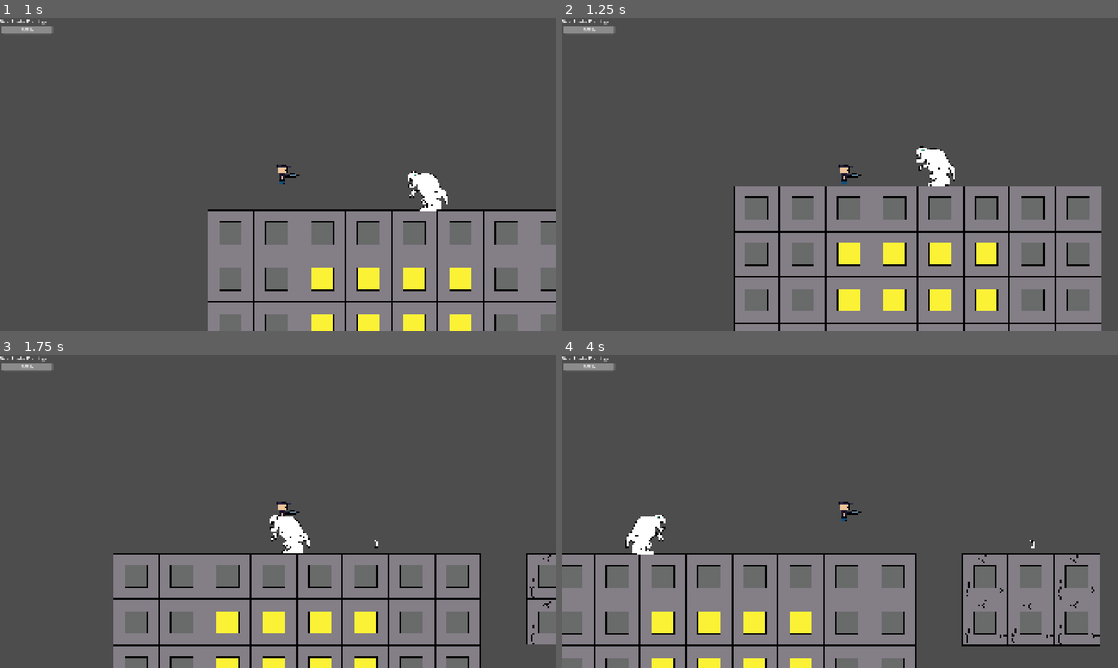
Above: before the commit, frames 1-4 (two rows, left to right).
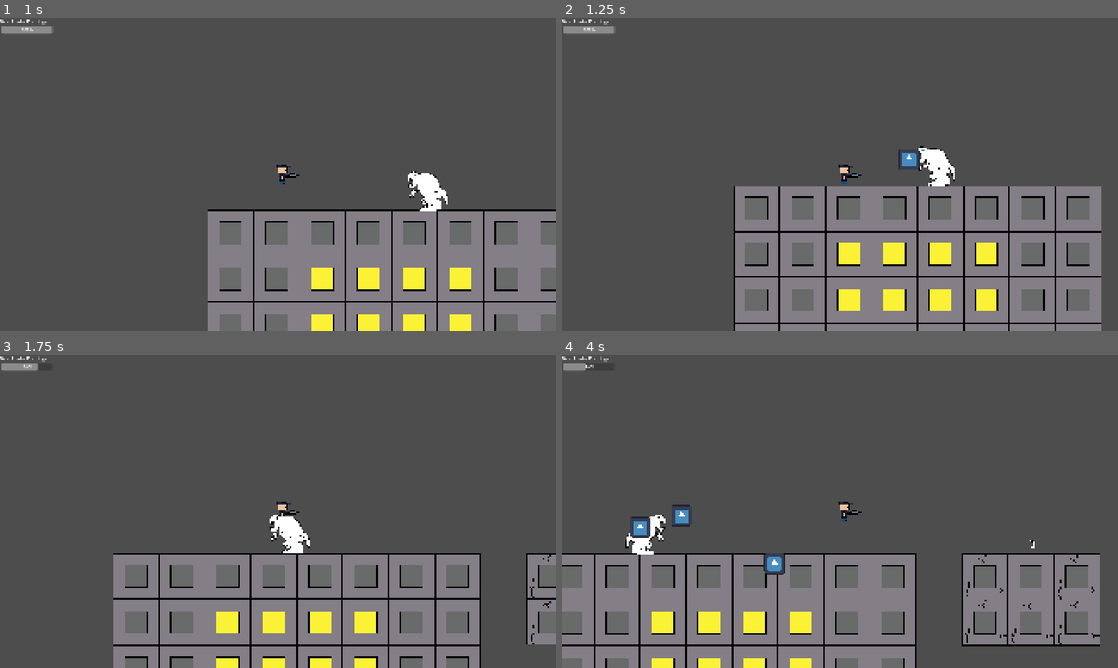
Above: after the commit, the same moments.

Repository: juliolegrandsage/bass_rush
Game: Godot game, scene res://scenes/level_1.tscn
Two runs of this game, one before a commit and one after it. Both use one fixed random seed, a clock stepped at 60 frames per second and the inputs below. This scene is started directly instead of the project's main scene. The engine's default icon, where the game draws it, is replaced by a stand-in: a white triangle on a blue panel in a dark square.
Inputs (mouse positions are in pixels of both pictures, inside the frame that each line leads up to):
- Up to frame 1 (1 s): tap Enter (ui_accept) at 0.5, 0.77 s; move the mouse to (400, 158) at 0.52 s; hold Right (ui_right) from 0.53 s (still down); right-click (400, 158) at 0.6 s
- Up to frame 2 (1.25 s): keep holding Right (ui_right)
- Up to frame 3 (1.75 s): keep holding Right (ui_right); move the mouse to (166, 527) at 1.27 s; tap X (shoot) at 1.35 s; tap Enter (ui_accept) at 1.52 s
- Up to frame 4 (4 s): move the mouse to (895, 442) at 2.02 s; release Right (ui_right) at 2.03 s; hold Left (ui_left) 2.03-2.78 s; right-click (895, 442) at 2.1 s; move the mouse to (812, 574) at 2.77 s; hold Right (ui_right) from 2.78 s (still down); tap X (shoot) at 2.85 s; tap Enter (ui_accept) at 3.02, 3.77 s; move the mouse to (1006, 558) at 3.52 s; right-click (1006, 558) at 3.6 s

Frame 1 is identical in both runs. In frame 2, 0.2% of the frame differs, in the area x 60-65%, y 42-49%; in frame 3, less than 0.1%; in frame 4, 0.7%, in the area x 3-41%, y 2-71%.
Error before the commit: Invalid call. Nonexistent function 'take_damage' in base 'CharacterBody2D (oduro.gd)'. (res://scripts/projectile.gd:23)

Commit message:
Added stuff

Diff:
--- a/scenes/oduro.gd
+++ b/scenes/oduro.gd
@@ -11,24 +11,69 @@
 var direction = -1
 var health = 5
 
+var projectile_ref = load("res://scenes/oduro_projectile.tscn")
+
 var animator = null
-
+var distance_to_player: float
 func _ready() -> void:
 	animator = $AnimatedSprite2D
 	animator.play("idle")
 
+func _process(delta: float) -> void:
+	if health <= 0:
+		die()
+
 func _physics_process(delta: float) -> void:
 	if not is_on_floor():
 		velocity.y += gravity * delta
-
 	velocity.x = SPEED * direction
 
 	# petit offset de sécurité
 	if is_on_floor() and !$RayCast2D.is_colliding():
 		flip()
-	print(direction, " | ", $RayCast2D.target_position, " is colliding : ", str($RayCast2D.is_colliding()))
 	move_and_slide()
+	distance_to_player = player.global_position.distance_to(self.global_position)
+	if(distance_to_player <= 300):
+		if $attack_timer.is_stopped():
+			$attack_timer.start()
+	elif(distance_to_player > 100 and !$attack_timer.is_stopped()):
+		if not $attack_timer.is_stopped():
+			$attack_timer.stop()
+
 func flip():
 	direction *= -1
 	$AnimatedSprite2D.flip_h = direction > 0
 	$RayCast2D.target_position.x = abs($RayCast2D.target_position.x) * direction
+
+func take_damage(damage:int):
+	health -= damage
+
+
+func die():
+	queue_free()
+
+func attack():
+	var projectile_instance = projectile_ref.instantiate()
+
+	var spawn = $projectile_spawn_point.global_position
+	var dir = (player.global_position - spawn).normalized()
+
+	projectile_instance.spawn_pos = spawn
+	projectile_instance.spawn_rot = rotation
+	projectile_instance.direction = dir
+
+	add_sibling(projectile_instance)
+
+func _on_attack_timer_timeout() -> void:
+	attack()
+
+func update_facing():
+	if not player :
+		return
+
+	var to_player = player.global_position.x - global_position.x
+	if to_player != 0:
+		direction = sign(to_player)
+
+	$AnimatedSprite2D.flip_h = direction > 0
+	$RayCast2D.target_position.x = abs($RayCast2D.target_position.x) * direction
--- a/scenes/oduro.tscn
+++ b/scenes/oduro.tscn
@@ -78,9 +78,17 @@
 position = Vector2(0, 17)
 shape = SubResource("CircleShape2D_l0ltd")
 
-[node name="Node2D" type="Node2D" parent="." unique_id=1210361494]
+[node name="projectile_spawn_point" type="Node2D" parent="." unique_id=1210361494]
 position = Vector2(-53, -20)
 
 [node name="RayCast2D" type="RayCast2D" parent="." unique_id=1672219454]
 position = Vector2(-90, -3)
 target_position = Vector2(-87, 68)
+
+[node name="attack_timer" type="Timer" parent="." unique_id=1819661244]
+wait_time = 0.449
+
+[node name="player_detector" type="RayCast2D" parent="." unique_id=159717559]
+target_position = Vector2(-900, 0)
+
+[connection signal="timeout" from="attack_timer" to="." method="_on_attack_timer_timeout"]
--- /dev/null
+++ b/scenes/oduro_projectile.gd
@@ -0,0 +1,22 @@
+extends CharacterBody2D
+
+@export var speed = 200.0
+
+var direction: Vector2 = Vector2.ZERO
+
+@export var spawn_pos: Vector2
+@export var spawn_rot: float
+
+func _ready() -> void:
+	global_position = spawn_pos
+	global_rotation = spawn_rot
+
+func _physics_process(delta: float) -> void:
+	velocity = direction * speed
+	move_and_slide()
+
+
+func _on_area_2d_body_entered(body: Node2D) -> void:
+	if body.is_in_group("player"):
+		body.take_damage(3)
+		queue_free()
--- /dev/null
+++ b/scenes/oduro_projectile.tscn
@@ -0,0 +1,21 @@
+[gd_scene format=3 uid="uid://dra6p2kkq8d6s"]
+
+[ext_resource type="Script" uid="uid://bvevmnmsp8tir" path="res://scenes/oduro_projectile.gd" id="1_62qie"]
+[ext_resource type="Texture2D" uid="uid://calk0rebc3gb2" path="res://icon.svg" id="1_hqmim"]
+
+[sub_resource type="CircleShape2D" id="CircleShape2D_62qie"]
+radius = 113.03982
+
+[node name="oduro_projectile" type="CharacterBody2D" unique_id=660240161]
+scale = Vector2(0.225, 0.225)
+script = ExtResource("1_62qie")
+
+[node name="Area2D" type="Area2D" parent="." unique_id=1802853444]
+
+[node name="CollisionShape2D" type="CollisionShape2D" parent="Area2D" unique_id=1158533524]
+shape = SubResource("CircleShape2D_62qie")
+
+[node name="Sprite2D" type="Sprite2D" parent="." unique_id=1541374793]
+texture = ExtResource("1_hqmim")
+
+[connection signal="body_entered" from="Area2D" to="." method="_on_area_2d_body_entered"]
Not shown, added: scenes/oduro_projectile.gd.uid
